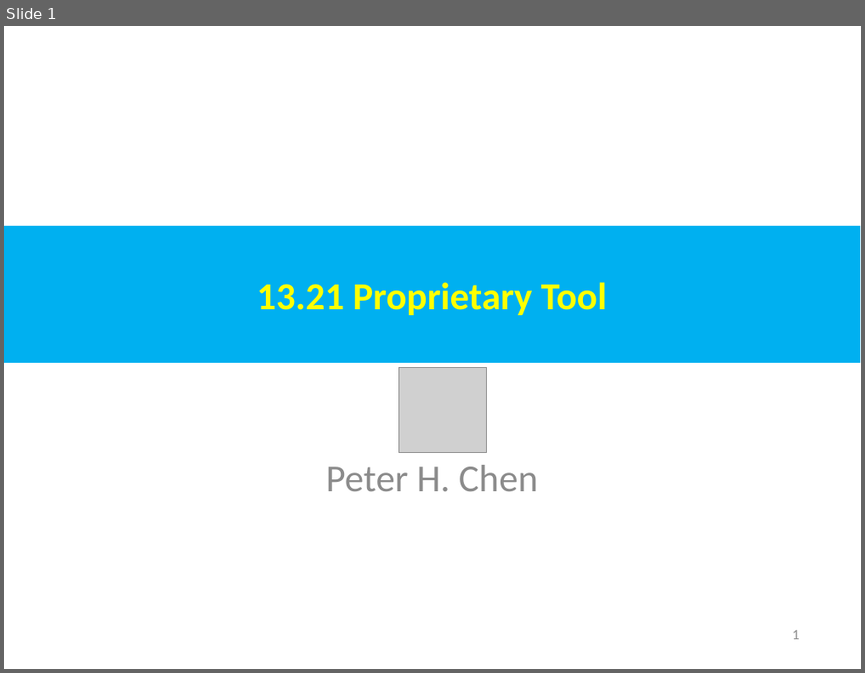
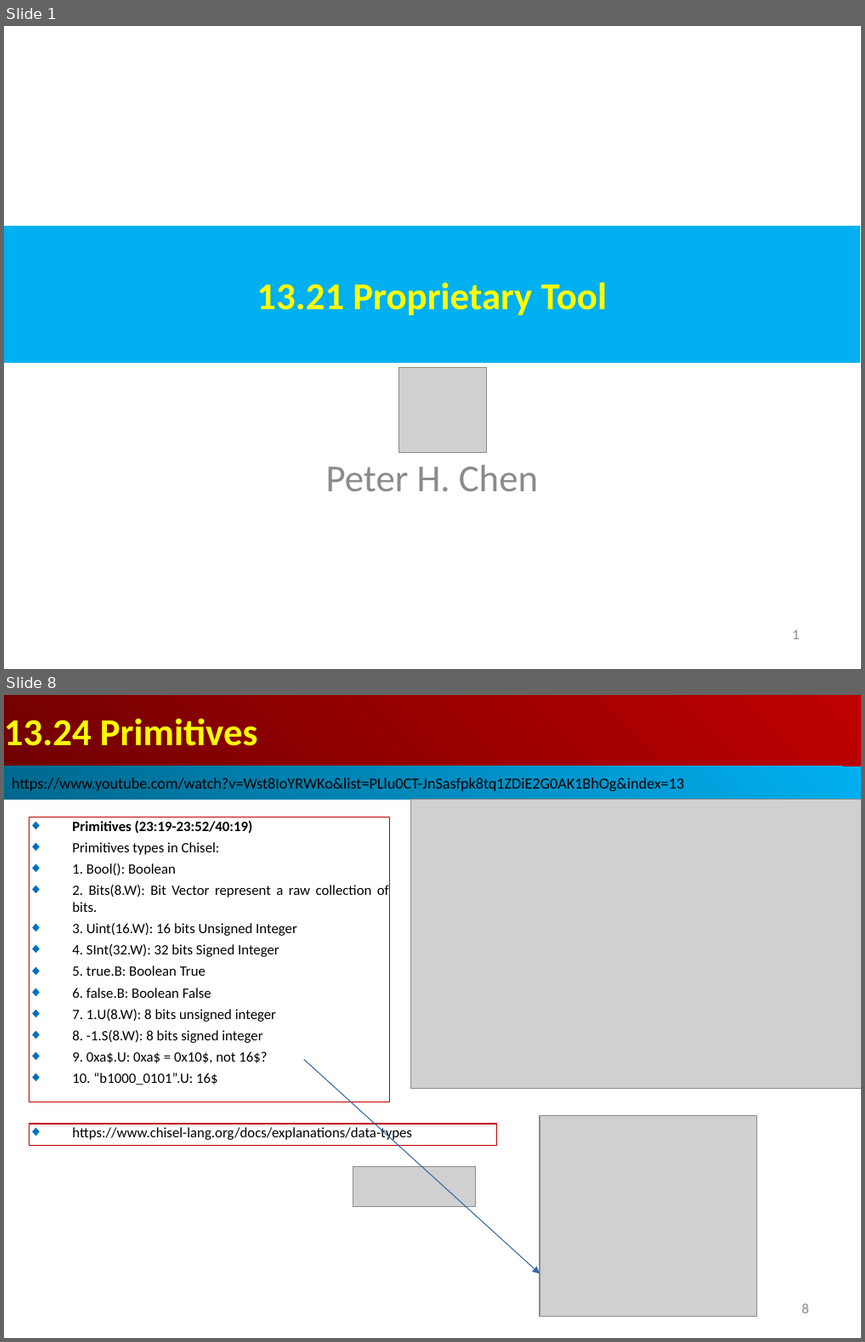
Before and after one commit to peterhchen/AIU_CS800_Chisel, a slide deck: 500_Chisel_Conf/013_FPGA/000_Video/013.21_30_Tool.ppt. Shown one above the other, each under a label of ours: slide 1 before the commit, slides 1 and 8 after it; the slides between them are not shown. The pictures are 865x673 and 865x1342 pixels, drawn with LibreOffice and Linux fonts; fonts in the diff are those of the drawing; grey boxes stand for pictures. Boxes give left, top, right and bottom in pixels: in the first picture for what was removed or moved away, otherwise in the second. Text is boxed around its words. In the diff, an @@ line names an element or a change of style, - is before the commit and + after.

```diff
--- a/500_Chisel_Conf/013_FPGA/000_Video/013.21_30_Tool.ppt
+++ b/500_Chisel_Conf/013_FPGA/000_Video/013.21_30_Tool.ppt
@@ slide 8 added at [4, 695, 861, 1338], background #FFFFFF @@
@@ rectangle added at [4, 695, 861, 766], fill gradient #BF0000 to #710000, 32 pt, text #FFFF00, bold @@
+13.24 Primitives
@@ rectangle added at [4, 766, 861, 800], fill gradient #00AFEF to #00688E, 13 pt, text #000000 @@
+https://www.youtube.com/watch?v=Wst8IoYRWKo&list=PLlu0CT-JnSasfpk8tq1ZDiE2G0AK1BhOg&index=13
@@ rectangle added at [29, 817, 390, 1102], outline #C00000 0.74 pt, 12 pt, text #000000 @@
+◆ Primitives (23:19-23:52/40:19)
+◆ Primitives types in Chisel:
+◆ 1. Bool(): Boolean
+◆ 2. Bits(8.W): Bit Vector represent a raw collection of bits.
+◆ 3. Uint(16.W): 16 bits Unsigned Integer
+◆ 4. SInt(32.W): 32 bits Signed Integer
+◆ 5. true.B: Boolean True
+◆ 6. false.B: Boolean False
+◆ 7. 1.U(8.W): 8 bits unsigned integer
+◆ 8. -1.S(8.W): 8 bits signed integer
+◆ 9. 0xa$.U: 0xa$ = 0x10$, not 16$?
+◆ 10. “b1000_0101”.U: 16$
@@ picture added at [411, 800, 861, 1089] @@
@@ arrow added from (304, 1059) to (540, 1273), #3465A4 0.74 pt @@
@@ rectangle added at [29, 1123, 497, 1145], outline #C00000 0.74 pt, 12 pt, text #000000 @@
+◆ https://www.chisel-lang.org/docs/explanations/data-types
@@ picture added at [540, 1116, 756, 1316] @@
@@ picture added at [352, 1166, 475, 1207] @@
@@ page number added at [801, 1303, 808, 1313], 12 pt, text #8B8B8B @@
+8
```
Also in this commit, not shown: 1 slide changed, 19 other slides added, 2 other files.
